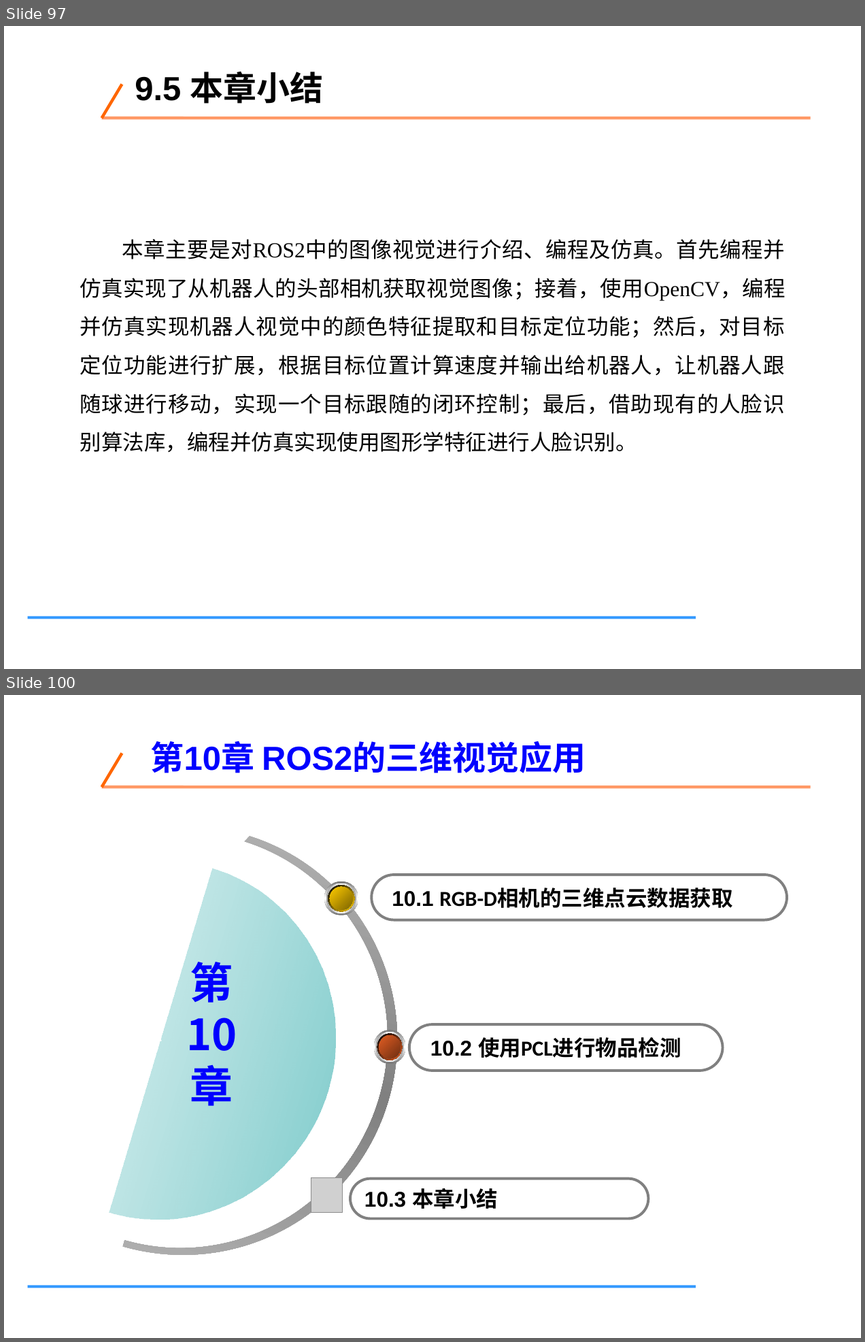
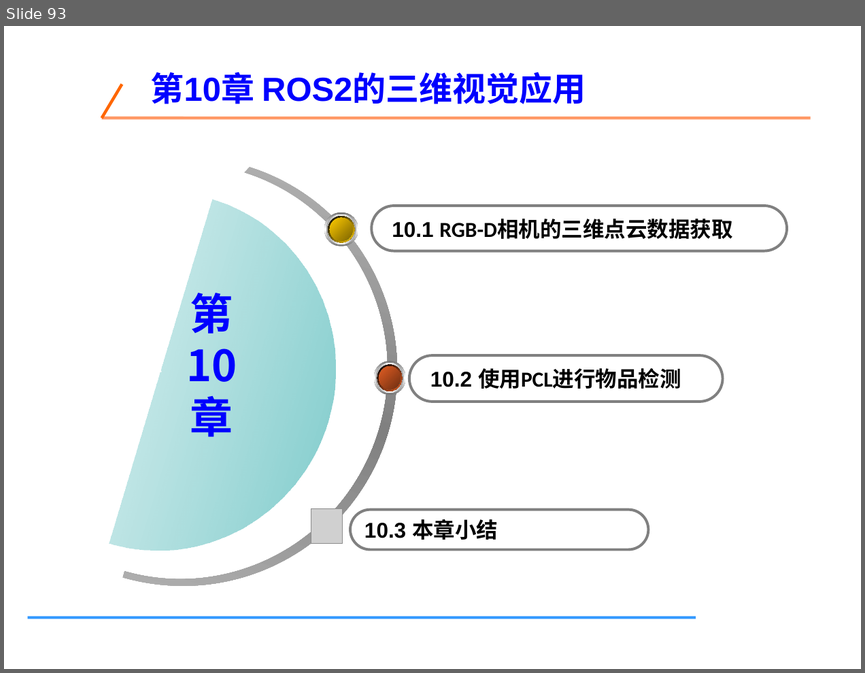
Before and after one commit to tcy1998/robotics-engineering-practice, a slide deck: downloads/week03-ros2-navigation-vision.pptx. Shown one above the other, each under a label of ours: slides 97 and 100 before the commit, slide 93 after it; the slides between them are not shown. The pictures are 865x1342 and 865x673 pixels, drawn with LibreOffice and Linux fonts; fonts in the diff are those of the drawing; grey boxes stand for pictures. Boxes give left, top, right and bottom in pixels: in the first picture for what was removed or moved away, otherwise in the second. Text is boxed around its words. In the diff, an @@ line names an element or a change of style, - is before the commit and + after.

```diff
--- a/downloads/week03-ros2-navigation-vision.pptx
+++ b/downloads/week03-ros2-navigation-vision.pptx
@@ slide 97 removed at (x1=4, y1=26, x2=861, y2=669), background #FFFFFF; not listed: 3 template elements that a slide beside it also shows @@
@@ text removed at (x1=135, y1=72, x2=324, y2=104) @@
-9.5 本章小结
@@ text removed at (x1=80, y1=239, x2=785, y2=452) @@
-本章主要是对ROS2中的图像视觉进行介绍、编程及仿真。首先编程并仿真实现了从机器人的头部相机获取视觉图像；接着，使用OpenCV，编程并仿真实现机器人视觉中的颜色特征提取和目标定位功能；然后，对目标定位功能进行扩展，根据目标位置计算速度并输出给机器人，让机器人跟随球进行移动，实现一个目标跟随的闭环控制；最后，借助现有的人脸识别算法库，编程并仿真实现使用图形学特征进行人脸识别。
@@ what was slide 100 is now slide 93 @@
```
Also in this commit, not shown: 7 slides changed, 7 other slides removed, 1 other file.
